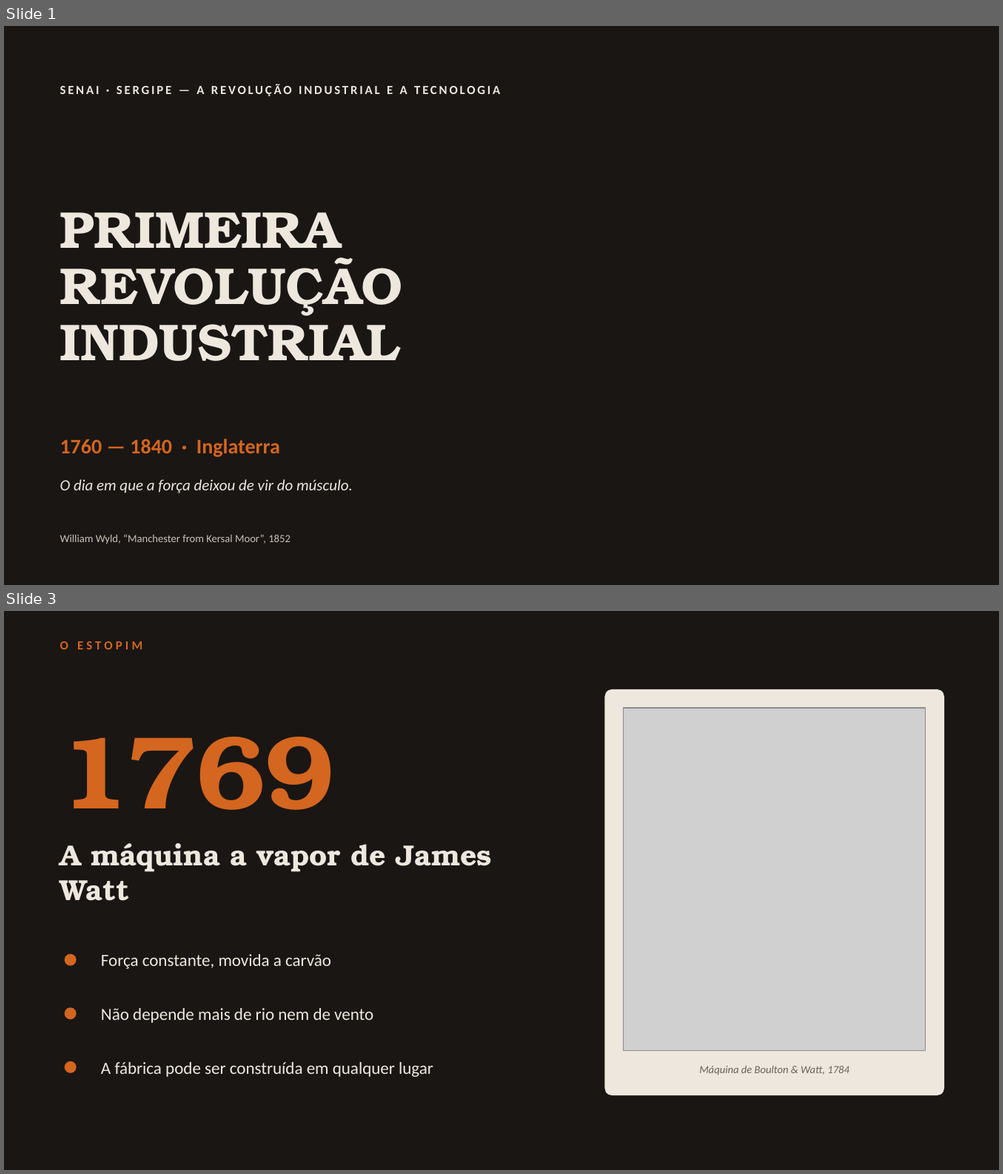
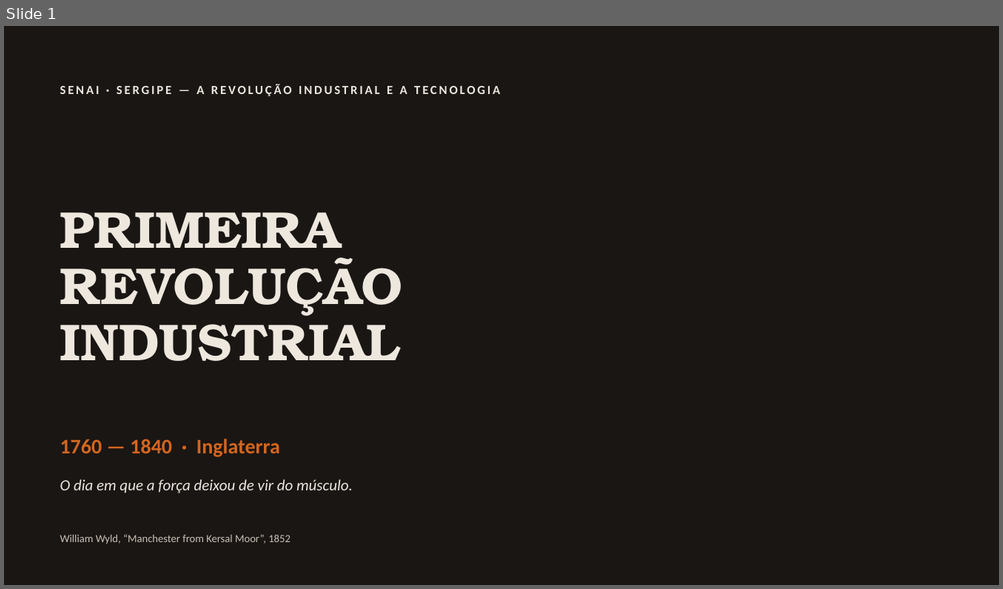
Before and after one commit to guirab734/industry, a slide deck: docs/primeira-revolucao-industrial.pptx. Shown one above the other, each under a label of ours: slides 1 and 3 before the commit, slide 1 after it; the slides between them are not shown. The pictures are 1003x1174 and 1003x589 pixels, drawn with LibreOffice and Linux fonts; fonts in the diff are those of the drawing; grey boxes stand for pictures; background and template pictures are left out. Boxes give left, top, right and bottom in pixels: in the first picture for what was removed or moved away, otherwise in the second. Text is boxed around its words. In the diff, an @@ line names an element or a change of style, - is before the commit and + after.

```diff
--- a/docs/primeira-revolucao-industrial.pptx
+++ b/docs/primeira-revolucao-industrial.pptx
@@ slide 3 removed at bbox=[4, 611, 999, 1170], background #1A1614 @@
@@ text removed at bbox=[60, 641, 142, 649] @@
-O ESTOPIM
@@ rounded rectangle removed at bbox=[605, 689, 944, 1096] @@
@@ picture removed at bbox=[623, 708, 925, 1051] @@
@@ text removed at bbox=[60, 737, 334, 810] @@
-1769
@@ text removed at bbox=[60, 843, 492, 901] @@
-A máquina a vapor de James Watt
@@ ellipse removed at bbox=[65, 954, 77, 966] @@
@@ text removed at bbox=[101, 954, 331, 969] @@
-Força constante, movida a carvão
@@ ellipse removed at bbox=[65, 1008, 77, 1020] @@
@@ text removed at bbox=[101, 1008, 373, 1023] @@
-Não depende mais de rio nem de vento
@@ ellipse removed at bbox=[65, 1062, 77, 1073] @@
@@ text removed at bbox=[101, 1062, 433, 1077] @@
-A fábrica pode ser construída em qualquer lugar
@@ text removed at bbox=[699, 1066, 849, 1076] @@
-Máquina de Boulton & Watt, 1784
```
Also in this commit, not shown: 1 slide changed, 1 slide added, 7 other slides removed, 1 other file.
